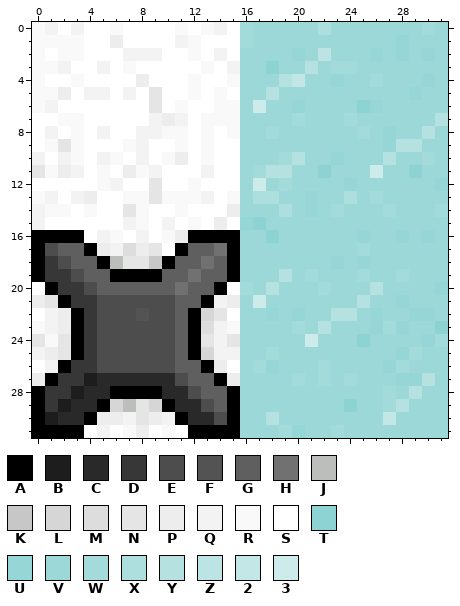
A pixel-art sprite gets an edit: Assets/Textures/Tilemap2.png. The picture above is the old version.
The file is 32x32 pixels. Colours within 5 levels of each other are drawn and written as one.
Palette (. is transparent): A #000000  B #1d1d1d  C #292929  D #373737  E #4d4d4d  F #535353  G #5f5f5f  H #717171  J #bcbebc  K #c7c7c7  L #d6d6d6  M #dddddd  N #e5e5e5  P #ededed  Q #f3f3f3  R #f9f9f9  S #ffffff  T #8dd3d3  U #96d6d6  V #9cd8d8  W #a3dbdb  X #addfdf  Y #b6e1e1  Z #bce4e4  2 #c3e7e7  3 #cdebeb
Now the later version:
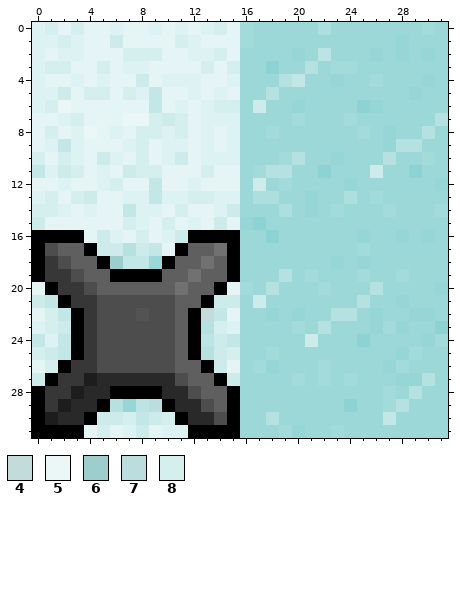
Colours new in this view: 4 #c4dbdb  5 #ebf7f7  6 #9dcdcc  7 #bcdddd  8 #d5efef
Diff:
Colour R changes from #f9f9f9 to #ddf2f2.
Colour S changes from #ffffff to #e5f5f5.
Colour 2 replaces colour N in rows 5 to 6 at x 9; in row 9 at x 2; in row 11 at x 0; in rows 12 to 13 at x 9; in row 14 at x 7; in row 17 at x 9.
Colour 2 replaces colour N in row 18 at x 7 to 8; in row 21 at x 1; in row 22 at x 14; in row 24 at x 0, 2 and 15; in row 25 at x 2; in row 30 at x 8.
Colour 2 replaces colour P in row 22 at x 2.
Colour 3 replaces colour P in row 1 at x 6; in row 4 at x 8; in row 5 at x 2; in row 7 at x 10; in row 10 at x 11; in row 11 at x 2 and 7.
Colour 3 replaces colour P in row 13 at x 4; in row 14 at x 15; in row 15 at x 14; in row 16 at x 11; in row 17 at x 5 and 8; in row 21 at x 0 and 15.
Colour 3 replaces colour P in row 23 at x 2; in row 25 at x 1; in row 26 at x 14; in row 27 at x 0 and 15; in row 30 at x 5 to 6 and 9; in row 31 at x 8.
Colour 3 replaces colour Q in row 10 at x 5; in row 15 at x 0; in row 16 at x 5; in row 17 at x 6; in row 21 at x 14; in rows 24 to 25 at x 14.
Colour 4 replaces colour L in row 22 at x 13.
Colour 5 replaces colour S in row 6 at x 2; in row 7 at x 7 to 8; in row 8 at x 4.
Colour 6 replaces colour J in row 18 at x 6.
Colour 7 replaces colour L in row 29 at x 9.
Colour 8 replaces colour Q in row 0 at x 1, 3 and 14; in row 1 at x 11; in row 2 at x 7 to 9 and 14; in row 3 at x 2, 5 and 15; in row 5 at x 4 to 5 and 7; in row 6 at x 1.
Colour 8 replaces colour Q in row 7 at x 9 and 11; in row 8 at x 1 and 8 to 9; in row 9 at x 8; in row 10 at x 0, 2 and 8; in row 11 at x 3, 9 and 13; in row 12 at x 6.
Colour 8 replaces colour Q in row 13 at x 1, 3 and 13; in row 14 at x 0; in row 15 at x 7 and 10; in row 16 at x 8; in row 22 at x 1; in row 23 at x 1 and 14.
Colour 8 replaces colour Q in row 25 at x 0 and 15; in row 26 at x 1; in row 30 at x 7 and 10; in row 31 at x 5.
Colour 8 replaces colour R in row 1 at x 2; in row 3 at x 1 and 13; in row 6 at x 14 to 15; in row 7 at x 3; in row 8 at x 11; in row 11 at x 8.
Colour 8 replaces colour R in row 13 at x 12; in row 14 at x 1 and 11.
Colour R replaces colour S in row 0 at x 9; in row 2 at x 13; in row 3 at x 8; in row 4 at x 5 and 10 to 11; in row 5 at x 8; in row 6 at x 13.
Colour R replaces colour S in row 8 at x 6; in row 9 at x 10 and 15; in row 10 at x 14 to 15; in row 12 at x 2; in row 13 at x 14; in row 14 at x 9 and 14.
Colour R replaces colour S in row 31 at x 11.
Colour S replaces colour Q in row 8 at x 5.
Colour U replaces colour J in row 29 at x 7.
Colour V replaces colour K in row 18 at x 9.
Colour Y replaces colour L in row 25 at x 13; in row 29 at x 6.
Colour Y replaces colour M in row 17 at x 7; in row 23 at x 13.
Colour Z replaces colour N in row 24 at x 13; in row 29 at x 8.
Where, in picture pixels (left, top, right, bottom), the same in both pictures:
changed: (32, 22, 240, 438)
